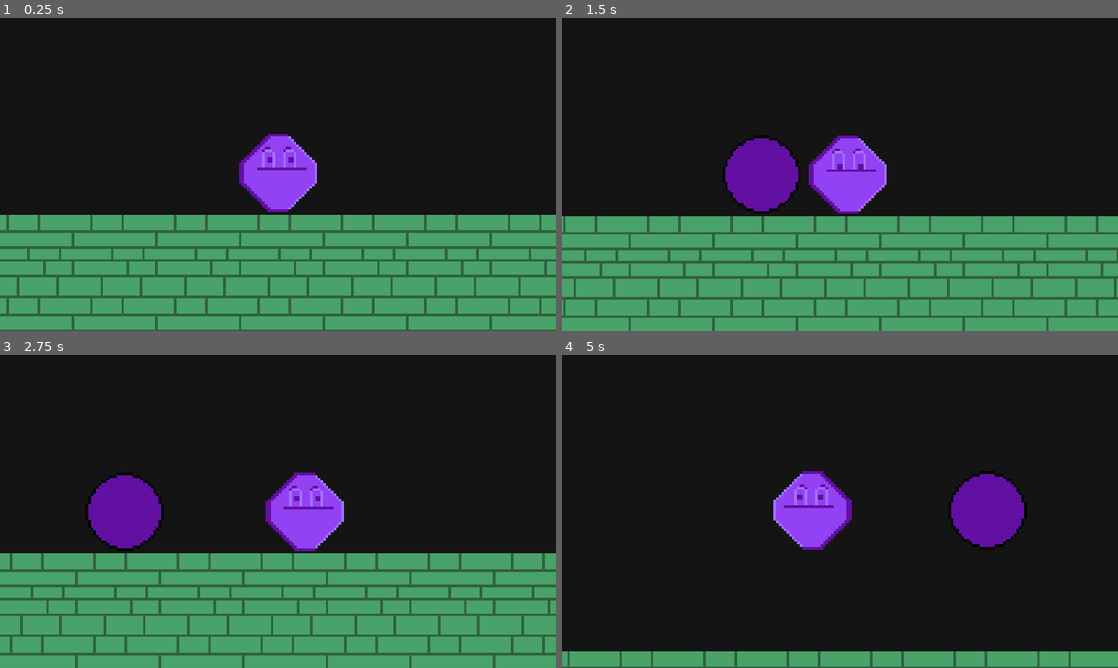
Above: before the commit, frames 1-4 (two rows, left to right).
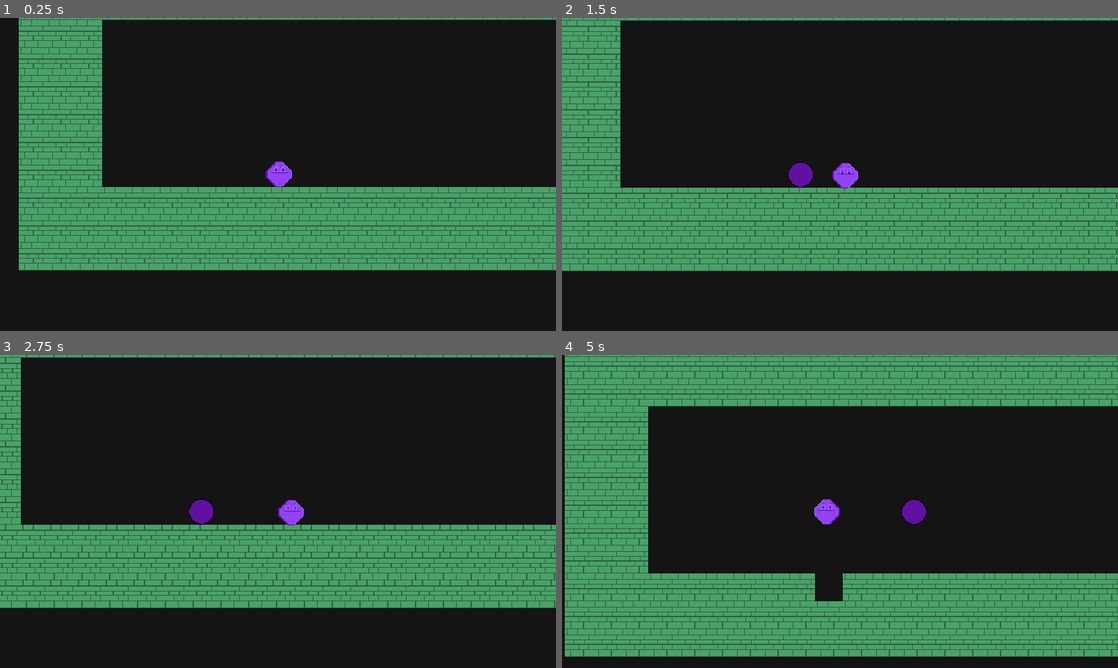
Above: after the commit, the same moments.

Repository: zaftnotameni/how-do-you-say-godot
Game: Godot game, scene res://godot/game/main.tscn
Two runs of this game, one before a commit and one after it. Both use one fixed random seed, a clock stepped at 60 frames per second and the inputs below.
Inputs:
- Up to frame 1 (0.25 s): no input
- Up to frame 2 (1.5 s): hold D (p1_right) 0.53-1.28 s; tap Space (p1_place_bomb) at 0.6, 1.35 s; hold S (p1_down) from 1.28 s (still down)
- Up to frame 3 (2.75 s): release S (p1_down) at 2.03 s; hold D (p1_right) from 2.03 s (still down); tap Space (p1_place_bomb) at 2.1 s
- Up to frame 4 (5 s): release D (p1_right) at 2.78 s; hold W (p1_up) 2.78-3.53 s; tap Space (p1_place_bomb) at 2.85, 3.6, 4.35 s; hold A (p1_left) from 3.53 s (still down)

The runs differ from the first frame. In frame 1, 44% of the frame differs, in the area x 0-100%, y 0-100%; in frame 2, 43%; in frame 3, 40%; in frame 4, 58%.

Commit message:
shaders are horrible

Diff:
--- a/godot-man/godot/bomb/bomb.tscn
+++ b/godot-man/godot/bomb/bomb.tscn
@@ -8,6 +8,9 @@
 size = Vector2(32, 32)
 
 [node name="bomb" type="Node2D"]
+
+[node name="bomb_logic" type="Node2D" parent="."]
+script = ExtResource("3_ui10p")
 
 [node name="bomb_collision_body" type="StaticBody2D" parent="."]
 
@@ -23,6 +26,3 @@
 
 [node name="bomb_detection_box" type="CollisionShape2D" parent="bomb_detection_area"]
 shape = SubResource("RectangleShape2D_fohp2")
-
-[node name="bomb_logic" type="Node2D" parent="."]
-script = ExtResource("3_ui10p")
--- a/godot-man/godot/bomb/bomb_logic.gd
+++ b/godot-man/godot/bomb/bomb_logic.gd
@@ -1,6 +1,14 @@
 extends Node2D
 
-@onready var bomb := find_parent('bomb')
+@onready var bomb : Node2D = find_parent('bomb')
+@onready var placed_explosions := find_parent('level').find_child('placed_explosions')
+const ExplosionScene := preload('res://godot/bomb/explosion.tscn')
 
 func _ready() -> void:
-  get_tree().create_timer(3).timeout.connect(func(): bomb.queue_free())
+  get_tree().create_timer(3).timeout.connect(explode)
+
+func explode():
+  var explosion := ExplosionScene.instantiate()
+  explosion.global_position = bomb.global_position
+  placed_explosions.add_child(explosion)
+  bomb.queue_free()
--- /dev/null
+++ b/godot-man/godot/bomb/explosion.gdshader
@@ -0,0 +1,46 @@
+shader_type canvas_item;
+
+uniform sampler2D screen_texture : hint_screen_texture;
+uniform sampler2D noise_r : filter_nearest,repeat_enable;
+uniform sampler2D noise_g : filter_nearest,repeat_enable;
+uniform sampler2D noise_b : filter_nearest,repeat_enable;
+uniform sampler2D noise_a : filter_nearest,repeat_enable;
+// uniform vec2 speed = vec2(-0.75, 0.0);
+uniform vec2 scroll1 = vec2(1.0, 0.4);
+uniform vec2 scroll2 = vec2(0.2, 1.4);
+uniform vec2 speed1 = vec2(0.05, 0.05);
+uniform vec2 speed2 = vec2(0.05, 0.05);
+uniform vec2 stretch = vec2(0.5, 0.95);
+uniform float explosion_size = 0.7;
+uniform float wobble = 0.3;
+uniform sampler2D color1;
+uniform sampler2D color2;
+uniform float color_mix = 3.4;
+uniform float glow = 2.5f;
+
+void do_thing(inout vec4 c, vec2 uv) {
+  c.r = clamp(c.r * texture(noise_r, uv).r, .0, 1.0);
+  c.g = clamp(c.g * texture(noise_g, uv).r, .0, 1.0);
+  c.b = clamp(c.b * texture(noise_b, uv).r, .0, 1.0);
+  c.a = clamp(c.a * texture(noise_a, uv).r, .0, 1.0);
+}
+
+float calc_intensity(sampler2D tex, vec2 uv, vec2 scroll, vec2 speed) {
+  return textureLod(tex, uv + TIME * scroll * speed, 0.0).r;
+}
+
+void fragment() {
+  vec2 suv = UV;
+  suv.x *= stretch.x;
+  suv.y *= stretch.y;
+
+  float intensity1 = calc_intensity(noise_a, suv, scroll1, speed1);
+  float intensity2 = calc_intensity(noise_b, suv, scroll2, speed2);
+  float intensity = intensity1 + intensity2;
+
+  float centrality = (1.0 - abs(UV.y - 0.5)) * 0.5;
+
+  if (wobble * intensity + (1.0 - wobble) * centrality > 1.0 - explosion_size) {
+    COLOR = mix(texture(color1, UV), texture(color2, UV), clamp(intensity * color_mix, 0.0, 0.1)) * glow;
+  }
+}
--- /dev/null
+++ b/godot-man/godot/bomb/explosion.tscn
@@ -0,0 +1,28 @@
+[gd_scene load_steps=2 format=3 uid="uid://umlpav6j11bp"]
+
+[ext_resource type="Script" path="res://godot/bomb/explosion_cast.gd" id="1_fm7dk"]
+
+[node name="explosion" type="Node2D"]
+
+[node name="casts" type="Node2D" parent="."]
+texture_filter = 1
+texture_repeat = 2
+
+[node name="up" type="RayCast2D" parent="casts"]
+use_parent_material = true
+rotation = 3.14159
+script = ExtResource("1_fm7dk")
+
+[node name="down" type="RayCast2D" parent="casts"]
+use_parent_material = true
+script = ExtResource("1_fm7dk")
+
+[node name="left" type="RayCast2D" parent="casts"]
+use_parent_material = true
+rotation = 1.5708
+script = ExtResource("1_fm7dk")
+
+[node name="right" type="RayCast2D" parent="casts"]
+use_parent_material = true
+rotation = 4.71239
+script = ExtResource("1_fm7dk")
--- /dev/null
+++ b/godot-man/godot/bomb/explosion_cast.gd
@@ -0,0 +1,21 @@
+extends RayCast2D
+
+@export var power : int = 2
+
+@onready var level := find_parent('level')
+
+func _ready() -> void:
+  target_position.y = power * XX.tile_size
+  get_tree().create_timer(3).timeout.connect(func(): queue_free())
+
+func _physics_process(delta: float) -> void:
+  if is_colliding():
+    explode(get_collider())
+
+func explode(thing) -> void:
+  if (thing is TileMap): explode_tile_map(thing)
+
+func explode_tile_map(tiles : TileMap) -> void:
+  var coords := tiles.get_coords_for_body_rid(get_collider_rid())
+  tiles.set_cell(0, coords)
+  queue_free()
--- /dev/null
+++ b/godot-man/godot/bomb/explosion_line.tscn
@@ -0,0 +1,16 @@
+[gd_scene load_steps=2 format=3 uid="uid://b7qm0yxshekdk"]
+
+[ext_resource type="Material" uid="uid://cmgjb5wptme1n" path="res://godot/bomb/explosion_material.tres" id="1_v8tph"]
+
+[node name="explosion_line" type="Node2D"]
+
+[node name="explosion_path" type="Line2D" parent="."]
+texture_filter = 1
+texture_repeat = 2
+material = ExtResource("1_v8tph")
+points = PackedVector2Array(0, 0, 0, 32)
+width = 32.0
+default_color = Color(0.665604, 1.96133e-06, 4.33177e-07, 1)
+texture_mode = 2
+end_cap_mode = 2
+round_precision = 4
--- /dev/null
+++ b/godot-man/godot/bomb/explosion_material.tres
@@ -0,0 +1,83 @@
+[gd_resource type="ShaderMaterial" load_steps=18 format=3 uid="uid://cmgjb5wptme1n"]
+
+[ext_resource type="Shader" path="res://godot/bomb/explosion.gdshader" id="1_iubts"]
+
+[sub_resource type="Gradient" id="Gradient_nn4ax"]
+offsets = PackedFloat32Array(0)
+colors = PackedColorArray(0.84956, 3.29696e-06, 1.54018e-06, 1)
+
+[sub_resource type="GradientTexture1D" id="GradientTexture1D_e38sq"]
+gradient = SubResource("Gradient_nn4ax")
+
+[sub_resource type="Gradient" id="Gradient_53tlv"]
+offsets = PackedFloat32Array(0)
+colors = PackedColorArray(0.933333, 0.921569, 0, 1)
+
+[sub_resource type="GradientTexture1D" id="GradientTexture1D_75iuk"]
+gradient = SubResource("Gradient_53tlv")
+
+[sub_resource type="Gradient" id="Gradient_3vmq8"]
+
+[sub_resource type="FastNoiseLite" id="FastNoiseLite_ka2qv"]
+noise_type = 0
+fractal_gain = 0.67
+fractal_weighted_strength = 0.58
+fractal_ping_pong_strength = 1.0
+
+[sub_resource type="NoiseTexture2D" id="NoiseTexture2D_nhwds"]
+seamless = true
+color_ramp = SubResource("Gradient_3vmq8")
+noise = SubResource("FastNoiseLite_ka2qv")
+
+[sub_resource type="Gradient" id="Gradient_2jvkq"]
+
+[sub_resource type="FastNoiseLite" id="FastNoiseLite_or5hv"]
+noise_type = 0
+fractal_type = 3
+fractal_octaves = 3
+fractal_gain = 0.1
+fractal_weighted_strength = 0.1
+fractal_ping_pong_strength = 0.5
+domain_warp_fractal_octaves = 7
+
+[sub_resource type="NoiseTexture2D" id="NoiseTexture2D_4jnlh"]
+seamless = true
+color_ramp = SubResource("Gradient_2jvkq")
+noise = SubResource("FastNoiseLite_or5hv")
+
+[sub_resource type="Gradient" id="Gradient_swkk7"]
+
+[sub_resource type="FastNoiseLite" id="FastNoiseLite_gt4b4"]
+noise_type = 2
+
+[sub_resource type="NoiseTexture2D" id="NoiseTexture2D_bw5hh"]
+seamless = true
+color_ramp = SubResource("Gradient_swkk7")
+noise = SubResource("FastNoiseLite_gt4b4")
+
+[sub_resource type="Gradient" id="Gradient_ls0u5"]
+
+[sub_resource type="FastNoiseLite" id="FastNoiseLite_8lxmp"]
+
+[sub_resource type="NoiseTexture2D" id="NoiseTexture2D_42xmu"]
+seamless = true
+color_ramp = SubResource("Gradient_ls0u5")
+noise = SubResource("FastNoiseLite_8lxmp")
+
+[resource]
+shader = ExtResource("1_iubts")
+shader_parameter/scroll1 = Vector2(1, 0.4)
+shader_parameter/scroll2 = Vector2(0.2, 1.4)
+shader_parameter/speed1 = Vector2(0.05, 0.05)
+shader_parameter/speed2 = Vector2(0.05, 0.05)
+shader_parameter/stretch = Vector2(0.5, 0.95)
+shader_parameter/explosion_size = 0.7
+shader_parameter/wobble = 0.3
+shader_parameter/color_mix = 3.4
+shader_parameter/glow = 2.5
+shader_parameter/noise_r = SubResource("NoiseTexture2D_42xmu")
+shader_parameter/noise_g = SubResource("NoiseTexture2D_bw5hh")
+shader_parameter/noise_b = SubResource("NoiseTexture2D_4jnlh")
+shader_parameter/noise_a = SubResource("NoiseTexture2D_nhwds")
+shader_parameter/color1 = SubResource("GradientTexture1D_e38sq")
+shader_parameter/color2 = SubResource("GradientTexture1D_75iuk")
--- a/godot-man/godot/game/main.tscn
+++ b/godot-man/godot/game/main.tscn
@@ -16,3 +16,5 @@
 [node name="game_camera" parent="level/level_1/player" instance=ExtResource("2_rep0o")]
 
 [node name="placed_bombs" type="Node2D" parent="level"]
+
+[node name="placed_explosions" type="Node2D" parent="level"]
--- /dev/null
+++ b/godot-man/godot/lib/global_definitions.gd
@@ -0,0 +1,4 @@
+extends Node
+
+
+const tile_size := 32
--- a/godot-man/godot/player/player.tscn
+++ b/godot-man/godot/player/player.tscn
@@ -10,7 +10,7 @@
 [ext_resource type="Script" path="res://godot/player/player_bombs.gd" id="7_vrckb"]
 
 [sub_resource type="RectangleShape2D" id="RectangleShape2D_q7vyu"]
-size = Vector2(32, 32)
+size = Vector2(30, 30)
 
 [sub_resource type="Animation" id="Animation_mld8k"]
 length = 0.001
--- a/godot-man/godot/player/player_bombs.gd
+++ b/godot-man/godot/player/player_bombs.gd
@@ -19,7 +19,6 @@
   requested_bomb_placement.change(false)
 
 func do_physics(delta: float) -> void:
-  print(requested_bomb_placement.current)
   requested_bomb_placement.change_if_was_false(player_input.input_bombs())
   if (requested_bomb_placement.current and can_place_bombs()):
     place_bomb()
--- a/godot-man/godot/player/player_stats.gd
+++ b/godot-man/godot/player/player_stats.gd
@@ -1,3 +1,3 @@
 extends Node2D
 
-@export var speed := 50
+@export var speed := 75
--- a/godot-man/project.godot
+++ b/godot-man/project.godot
@@ -19,6 +19,10 @@
 boot_splash/show_image=false
 config/icon="res://icon.svg"
 
+[autoload]
+
+XX="*res://godot/lib/global_definitions.gd"
+
 [display]
 
 window/size/viewport_width=640
@@ -28,7 +32,6 @@
 window/energy_saving/keep_screen_on=false
 window/vsync/vsync_mode=2
 window/stretch/mode="canvas_items"
-window/stretch/scale=3.0
 
 [editor]
 
Binary file added: godot-man/art/explosion.aseprite
Binary file added: godot-man/art/explosion.png
Not shown, added: godot-man/art/explosion.png.import
